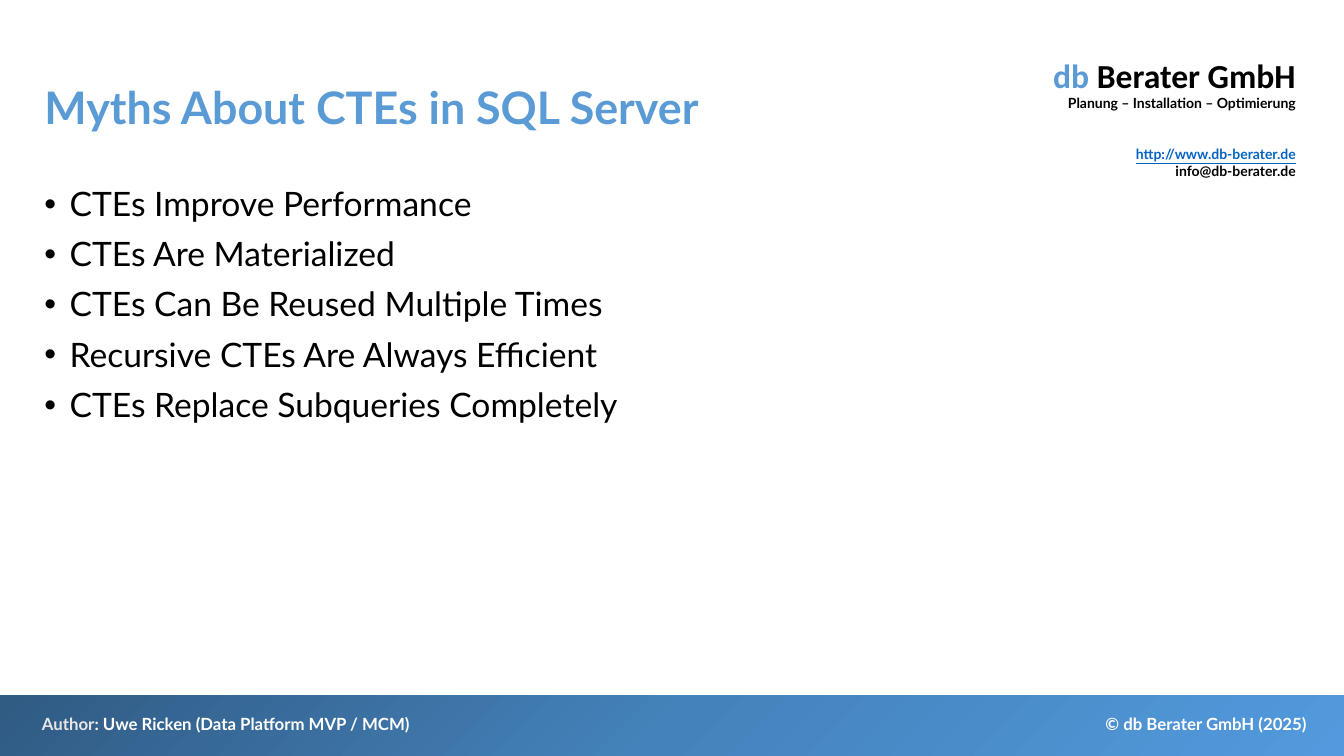
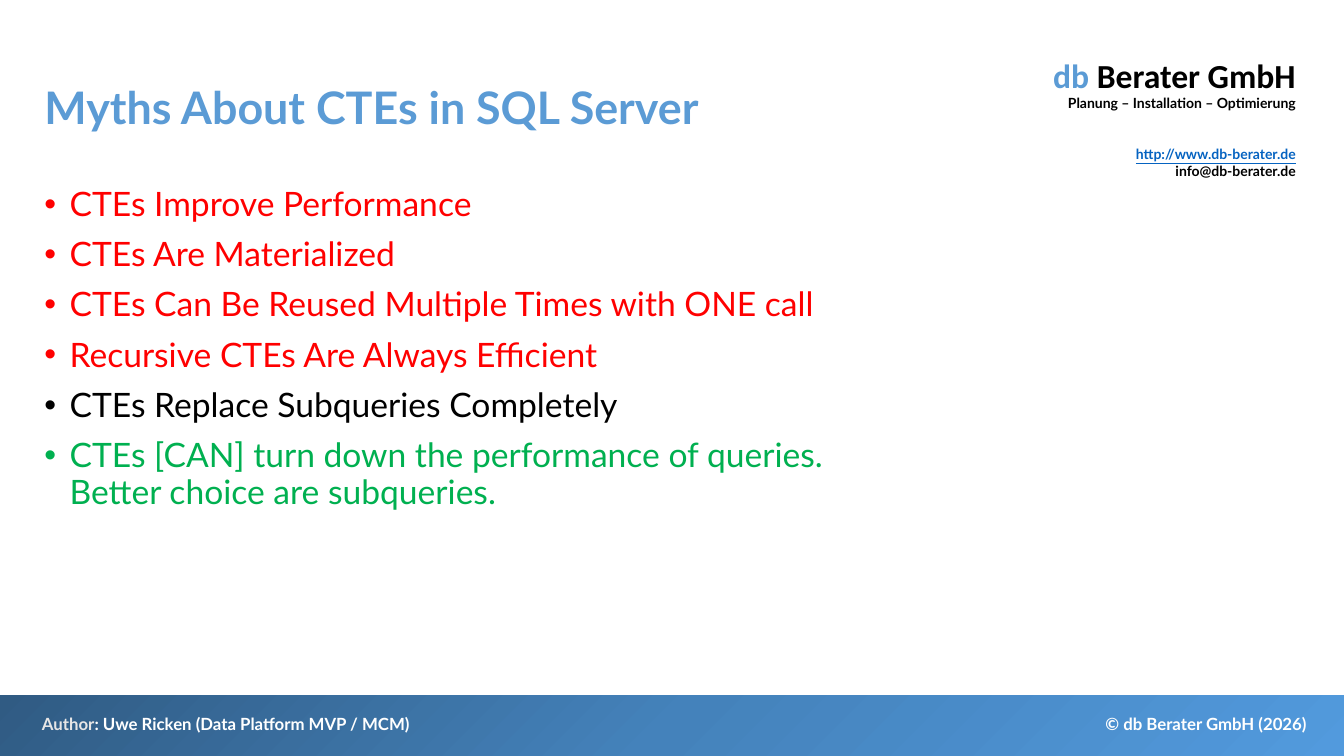
Before and after one commit to db-berater/Debunk-Myths-about-CTE, a slide deck: slide 14 of 01 - Documents and Preparation/Debunk Myths About CTE.pptx (slide 22 before the commit). Drawn at 1344x756 pixels with LibreOffice and Linux fonts; fonts in the diff are those of the drawing. Boxes give left, top, right and bottom in pixels: in the first picture for what was removed or moved away, otherwise in the second. Text is boxed around its words. In the diff, an @@ line names an element or a change of style, - is before the commit and + after.

```diff
--- a/01 - Documents and Preparation/Debunk Myths About CTE.pptx
+++ b/01 - Documents and Preparation/Debunk Myths About CTE.pptx
@@ text at <box>70,191,597,373</box>: text colour #000000 to #FF0000 in "CTEs Improve Performance", "CTEs Are Materialized", "Recursive CTEs Are Always Efficient" @@
@@ text at <box>70,291,814,322</box>: text changed; text colour #000000 to #FF0000 @@
-• CTEs Can Be Reused Multiple Times
+• CTEs Can Be Reused Multiple Times with ONE call
@@ text at <box>70,441,823,510</box>: paragraph added @@
+• CTEs [CAN] turn down the performance of queries.
+  Better choice are subqueries.
@@ text at <box>1123,717,1306,733</box>: text changed @@
-© db Berater GmbH (2025)
+© db Berater GmbH (2026)
```
Also in this commit, not shown: 28 other slides changed, 8 slides added, 41 other files.
